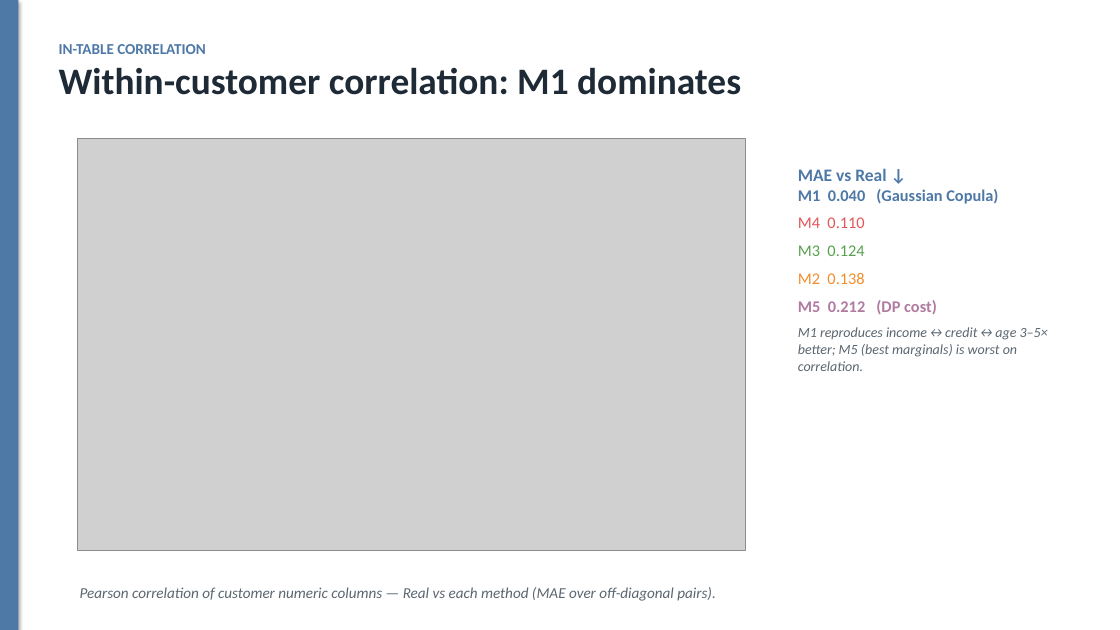
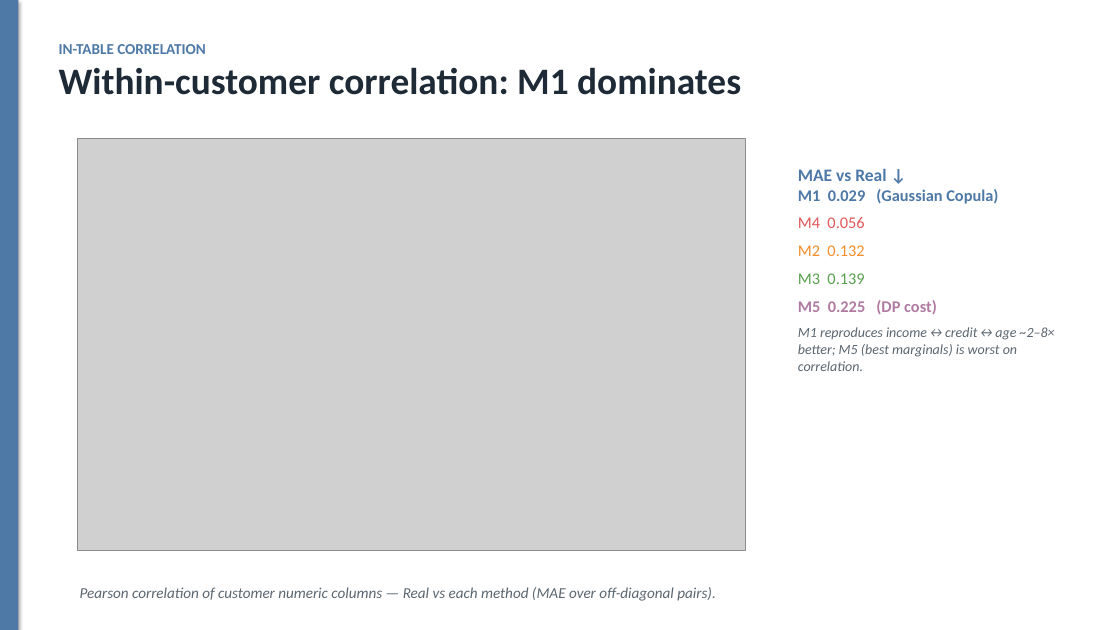
Before and after one commit to dylanwang2111/synthetic_data_gen, a slide deck: slide 13 of slides.pptx. Drawn at 1120x630 pixels with LibreOffice and Linux fonts; fonts in the diff are those of the drawing; grey boxes stand for pictures. Boxes give left, top, right and bottom in pixels: in the first picture for what was removed or moved away, otherwise in the second. Text is boxed around its words. In the diff, an @@ line names an element or a change of style, - is before the commit and + after.

```diff
--- a/slides.pptx
+++ b/slides.pptx
@@ text at (x1=798, y1=189, x2=1055, y2=371): text changed @@
-M1 0.040 (Gaussian Copula)
-M4 0.110
-M3 0.124
-M2 0.138
-M5 0.212 (DP cost)
-M1 reproduces income↔credit↔age 3–5× better; M5 (best marginals) is worst on correlation.
+M1 0.029 (Gaussian Copula)
+M4 0.056
+M2 0.132
+M3 0.139
+M5 0.225 (DP cost)
+M1 reproduces income↔credit↔age ~2–8× better; M5 (best marginals) is worst on correlation.
```
Also in this commit, not shown: 6 other slides changed, 1 slide added, 37 other files.
